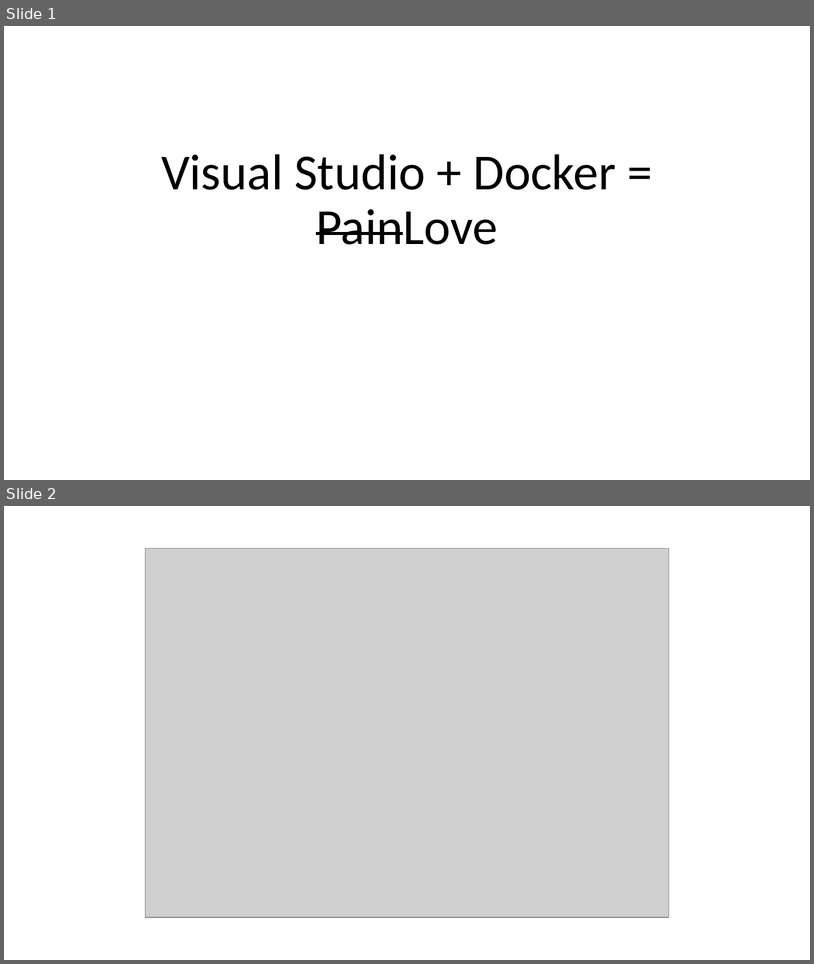
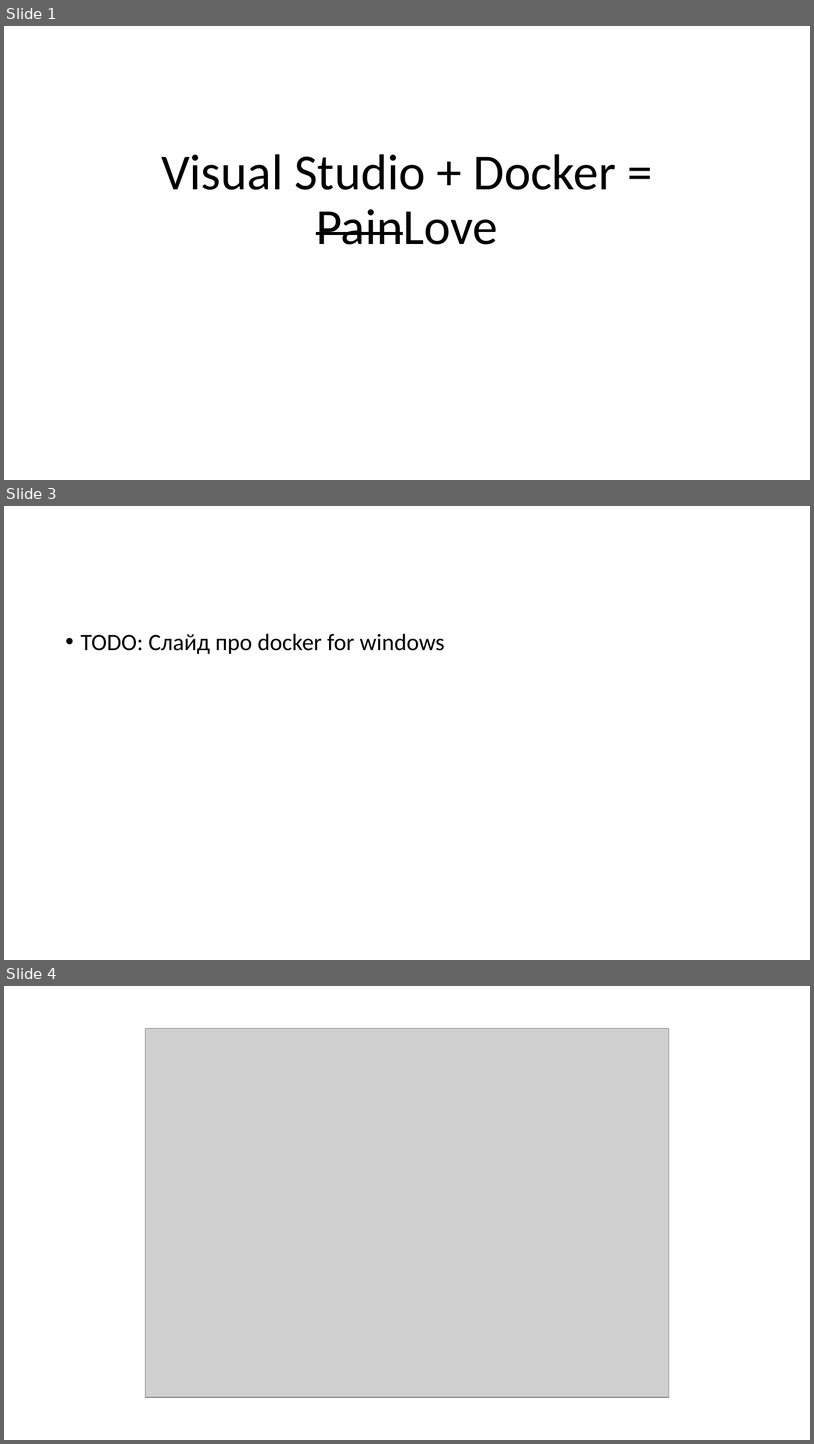
Before and after one commit to kugushev/presentations, a slide deck: 2019_VisualStudio-And-Docker/Presentation.pptx. Shown one above the other, each under a label of ours: slides 1 and 2 before the commit, slides 1, 3 and 4 after it; the slides between them are not shown. The pictures are 814x964 and 814x1444 pixels, drawn with LibreOffice and Linux fonts; fonts in the diff are those of the drawing; grey boxes stand for pictures. Boxes give left, top, right and bottom in pixels: in the first picture for what was removed or moved away, otherwise in the second. Text is boxed around its words. In the diff, an @@ line names an element or a change of style, - is before the commit and + after.

```diff
--- a/2019_VisualStudio-And-Docker/Presentation.pptx
+++ b/2019_VisualStudio-And-Docker/Presentation.pptx
@@ slide 3 added at (4, 506, 810, 960), background #FFFFFF @@
@@ text added at (81, 633, 445, 654), 28 pt, text #000000 @@
+• TODO: Слайд про docker for windows
@@ what was slide 2 is now slide 4 @@
```
Also in this commit, not shown: 2 slides changed, 19 other slides added, 5 other files.
